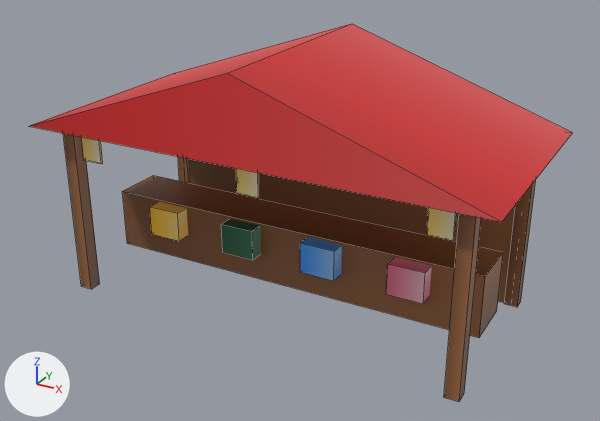
An edit to the FBX model art/export/dt_market_stall.fbx, drawn before and after from the same camera.
The view is the same before and after, from a camera (50 mm lens) standing at (9.5, -17.13, 11.02) and looking at (0.23, -0.28, 2.59). Every picture has the same lights, and +X, +Y and +Z are marked at lower left. The older version comes first. Mesh edges are drawn as thin lines.

The first picture shows 'dt_market_stall'.
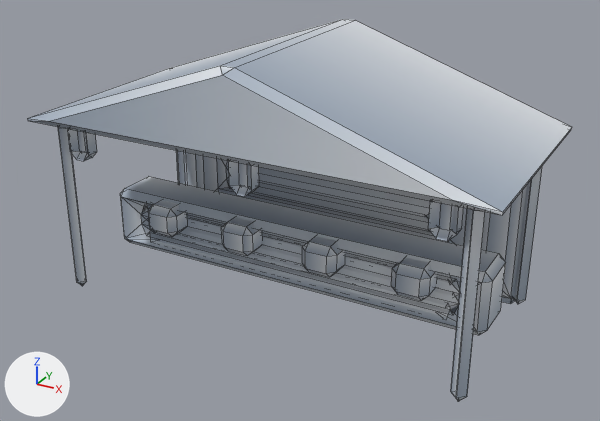
Edits to the bpy script that builds the scene:
```text
Change me_dt_market_stall:
    used by ob_dt_market_stall; location = (0.0, 0.0, 0.0)
    remove me_dt_market_stall.from_pydata(...)  # 110 vertices, 83 faces; spans x -6.0..6.0, y -3.0..3.0, z 0.0..6.69
    add me_dt_market_stall.from_pydata(...)  # 554 vertices, 582 faces; spans x -6.0..6.0, y -3.18..3.18, z 0.0..6.83
    me_dt_market_stall part 1: the loose piece of 8 vertices spanning x -5.37..-5.02, y -2.48..-2.13, z 0.0..4.62 is rebuilt with 24 vertices and now spans x -5.52..-5.17, y -2.64..-2.29, z 0.0..4.75
    me_dt_market_stall part 2: the loose piece of 8 vertices spanning x -5.19..5.19, y -0.69..0.69, z 0.58..2.19 is rebuilt with 88 vertices and now spans x -5.34..5.34, y -0.8..0.62, z 0.59..2.26
    me_dt_market_stall part 3: the loose piece of 8 vertices spanning x 0.69..1.62, y -1.1..-0.29, z 1.33..2.13 is rebuilt with 24 vertices and now spans x 0.71..1.66, y -1.22..-0.39, z 1.37..2.2
    me_dt_market_stall part 4: the loose piece of 8 vertices spanning x -5.37..-5.02, y 2.13..2.48, z 0.0..4.62 is rebuilt with 24 vertices and now spans x -5.52..-5.17, y 2.11..2.46, z 0.0..4.75
    me_dt_market_stall part 5: the loose piece of 8 vertices spanning x -5.19..5.19, y 2.19..2.42, z 0.0..4.62 is rebuilt with 184 vertices and now spans x -5.34..5.34, y 1.39..3.18, z 0.0..4.75
    me_dt_market_stall part 6: the loose piece of 8 vertices spanning x 3.0..3.92, y -1.1..-0.29, z 1.33..2.13 is rebuilt with 24 vertices and now spans x 3.09..4.04, y -1.22..-0.39, z 1.37..2.2
    me_dt_market_stall part 7: the loose piece of 8 vertices spanning x 5.02..5.37, y -2.48..-2.13, z 0.0..4.62 is rebuilt with 24 vertices and now spans x 5.17..5.52, y -2.64..-2.29, z 0.0..4.75
    me_dt_market_stall part 8: the loose piece of 8 vertices spanning x -3.92..-3.0, y -1.1..-0.29, z 1.33..2.13 is rebuilt with 24 vertices and now spans x -4.04..-3.09, y -1.22..-0.39, z 1.37..2.2
    me_dt_market_stall part 9: the loose piece of 8 vertices spanning x 5.02..5.37, y 2.13..2.48, z 0.0..4.62 is rebuilt with 24 vertices and now spans x 5.17..5.52, y 2.11..2.46, z 0.0..4.75
    me_dt_market_stall part 10: the loose piece of 8 vertices spanning x -1.62..-0.69, y -1.1..-0.29, z 1.33..2.13 is rebuilt with 24 vertices and now spans x -1.66..-0.71, y -1.22..-0.39, z 1.37..2.2
    me_dt_market_stall part 11: a new loose piece of 24 vertices spanning x -5.05..-4.45, y -2.62..-2.31, z 3.8..4.75, in mat_palette (picture img_palette_png)
    me_dt_market_stall part 12: a new loose piece of 24 vertices spanning x -0.3..0.3, y -2.62..-2.31, z 3.8..4.75, in mat_palette (picture img_palette_png)
    me_dt_market_stall part 13: a new loose piece of 24 vertices spanning x 4.45..5.05, y -2.62..-2.31, z 3.8..4.75, in mat_palette (picture img_palette_png)
    me_dt_market_stall part 14
    29 vertices are removed from x -6.0..6.0, y -3.0..3.0, z 3.69..6.69
    23 faces are deleted
    11 vertices are added at x -6.0..6.0, y -3.18..3.0, z 4.75..6.83
    6 new vertices lie (0.0, 5.8, 0.0) away from vertices in x -6.0..6.0, y -2.99, z 4.75..6.83
    20 new faces join them
```

Changed parts and their boxes (x1, y1, x2, y2) in the pictures (600 x 421 px; the box of a moved part takes in the faces that stretch with it):
'dt_market_stall', reshaped
    before: (29, 24, 572, 402)
    after: (27, 19, 572, 402)
part 1 of me_dt_market_stall, rebuilt (21% narrower)
    before: (63, 133, 100, 289)
    after: (58, 127, 87, 286)
part 2 of me_dt_market_stall, rebuilt
    before: (122, 175, 503, 338)
    after: (120, 176, 506, 335)
part 3 of me_dt_market_stall, rebuilt
    before: (300, 237, 342, 281)
    after: (302, 236, 345, 277)
part 4 of me_dt_market_stall, rebuilt
    before: (178, 157, 190, 183)
    after: (176, 150, 185, 184)
part 5 of me_dt_market_stall, rebuilt
    before: (188, 159, 515, 303)
    after: (183, 152, 527, 304)
part 6 of me_dt_market_stall, rebuilt
    before: (386, 257, 432, 304)
    after: (391, 257, 437, 301)
part 7 of me_dt_market_stall, rebuilt (8% narrower)
    before: (444, 214, 481, 402)
    after: (451, 208, 485, 402)
part 8 of me_dt_market_stall, rebuilt
    before: (150, 202, 188, 241)
    after: (148, 200, 187, 237)
part 9 of me_dt_market_stall, rebuilt
    before: (504, 180, 536, 307)
    after: (514, 166, 542, 304)
part 10 of me_dt_market_stall, rebuilt
    before: (221, 218, 261, 260)
    after: (221, 217, 262, 256)
part 11 of me_dt_market_stall, added
    after: (68, 129, 97, 161)
part 12 of me_dt_market_stall, added
    after: (229, 161, 259, 197)
part 13 of me_dt_market_stall, added
    after: (428, 201, 464, 241)
part 14 of me_dt_market_stall, moved or reshaped
    before: (29, 24, 572, 241)
    after: (27, 19, 572, 215)
